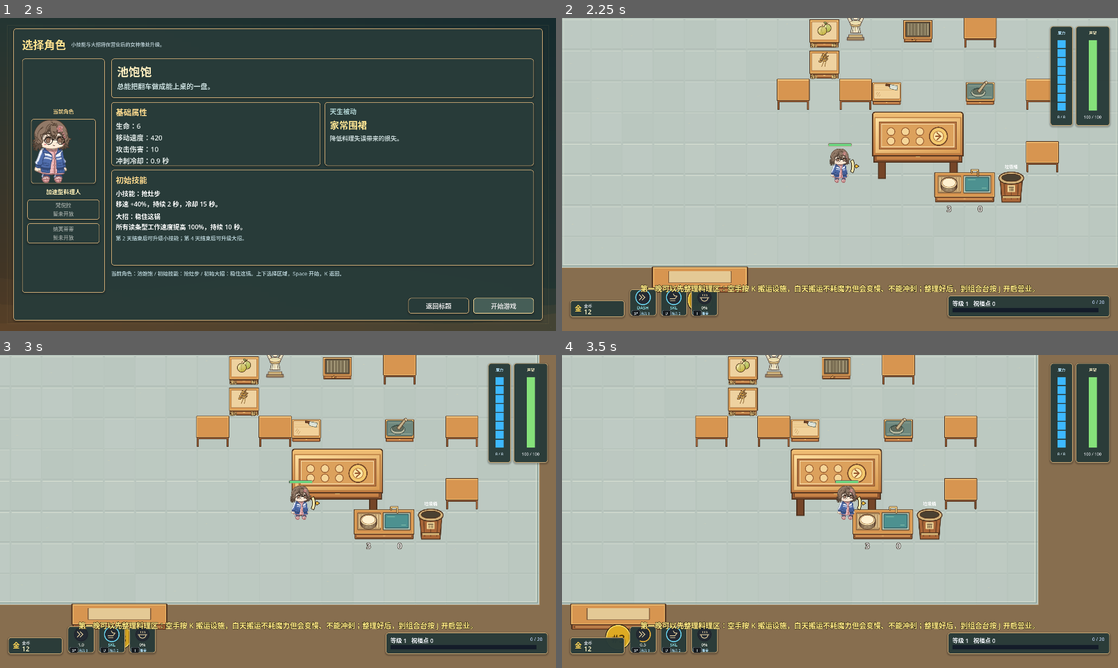
Above: before the commit, frames 1-4 (two rows, left to right).
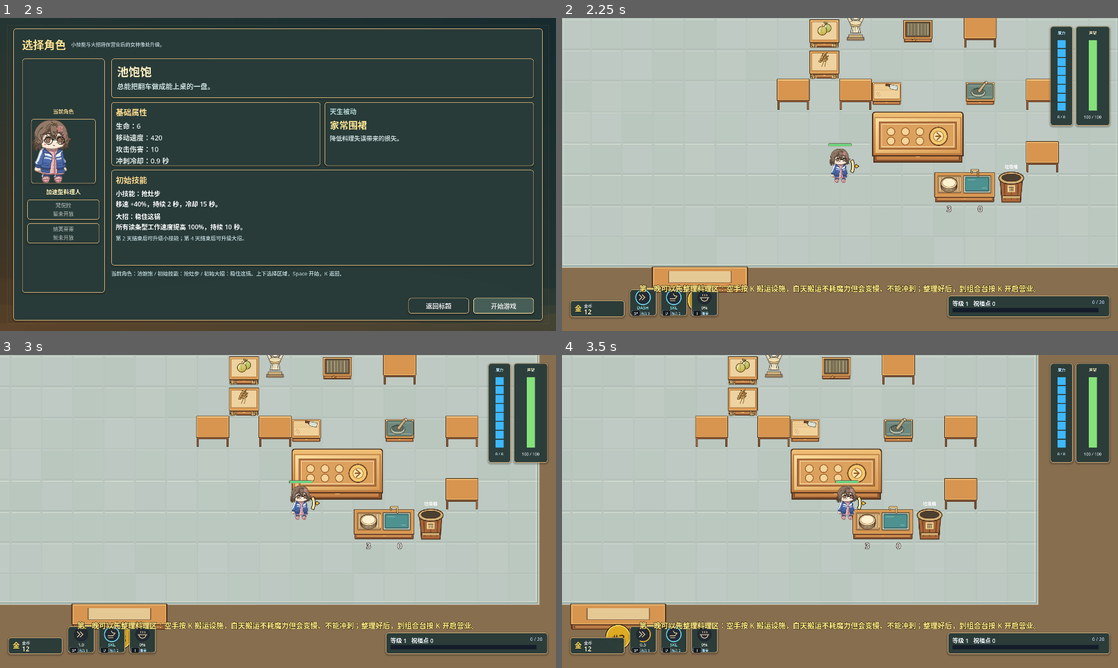
Above: after the commit, the same moments.

Repository: siunaus98/NewDrunkeryRealtime
Game: Godot game, scene res://Scenes/Main/game_start.tscn
Same seed, same stepped clock (60 frames per second), same inputs: the game is played once before the commit and once after it. Sound files missing from this copy of the repository are replaced by a short silence.
Inputs (mouse positions are in pixels of both pictures, inside the frame that each line leads up to):
- Up to frame 1 (2 s): click "开始" at 0.5 s; click (61, 152) at 1.25 s
- Up to frame 2 (2.25 s): click "开始游戏" at 2 s
- Up to frame 3 (3 s): tap Enter at 2.75 s; move the mouse to (400, 495) at 2.77 s; hold D (move_right) from 2.78 s (still down); tap Space (dash) at 2.85 s; click (400, 495) at 2.92 s
- Up to frame 4 (3.5 s): keep holding D (move_right)

Frame 1 is identical in both runs. In frame 2, 1.2% of the frame differs, in the area x 13-86%, y 46-88%; in frame 3, 1.1%; in frame 4, 1.2%.

Commit message:
Correct assembly opening hint and remove visual legs

Diff:
--- a/NewDrunkeryRealtime/ArtResource/Cooker/assembly_station.svg
+++ b/NewDrunkeryRealtime/ArtResource/Cooker/assembly_station.svg
@@ -6,7 +6,7 @@
 <!-- warm counter body -->
 <path d="M15 157h226v19H15z" fill="#9a5a32" stroke="#513420" stroke-width="3"/>
 <path d="M21 161h214v10H21z" fill="#c68146" stroke="#754829" stroke-width="2"/>
-<path d="M27 175h18v43H27zM211 175h18v43h-18z" fill="#754528" stroke="#513420" stroke-width="3"/>
+
 <path d="M12 55Q12 48 20 48h216q8 0 8 7v105H12z" fill="url(#wood)" stroke="#513420" stroke-width="3"/>
 <path d="M18 62h220v92H18z" fill="url(#top)" stroke="#bd8246" stroke-width="3"/>
 <!-- six clearly readable combination bays -->
--- a/NewDrunkeryRealtime/Scripts/Core/LevelFlowController.gd
+++ b/NewDrunkeryRealtime/Scripts/Core/LevelFlowController.gd
@@ -649,7 +649,7 @@
 		run_status_hud.set_status_visible(true)
 	_update_debug_label()
 	if not tutorial_mode and progression_state != null and progression_state.day_index == 0 and overlay_controller != null:
-		overlay_controller.show_toast("第一晚可以先整理料理区：空手按 K 搬运设施，白天搬运不耗魔力但会变慢、不能冲刺；整理好后，到组合台按 J 开启营业。", 14.0)
+		overlay_controller.show_toast("第一晚可以先整理料理区：空手按 K 搬运设施，白天搬运不耗魔力但会变慢、不能冲刺；整理好后，到组合台按 K 开启营业。", 14.0)
 
 func _enter_order_group_select() -> void:
 	if tutorial_mode:
